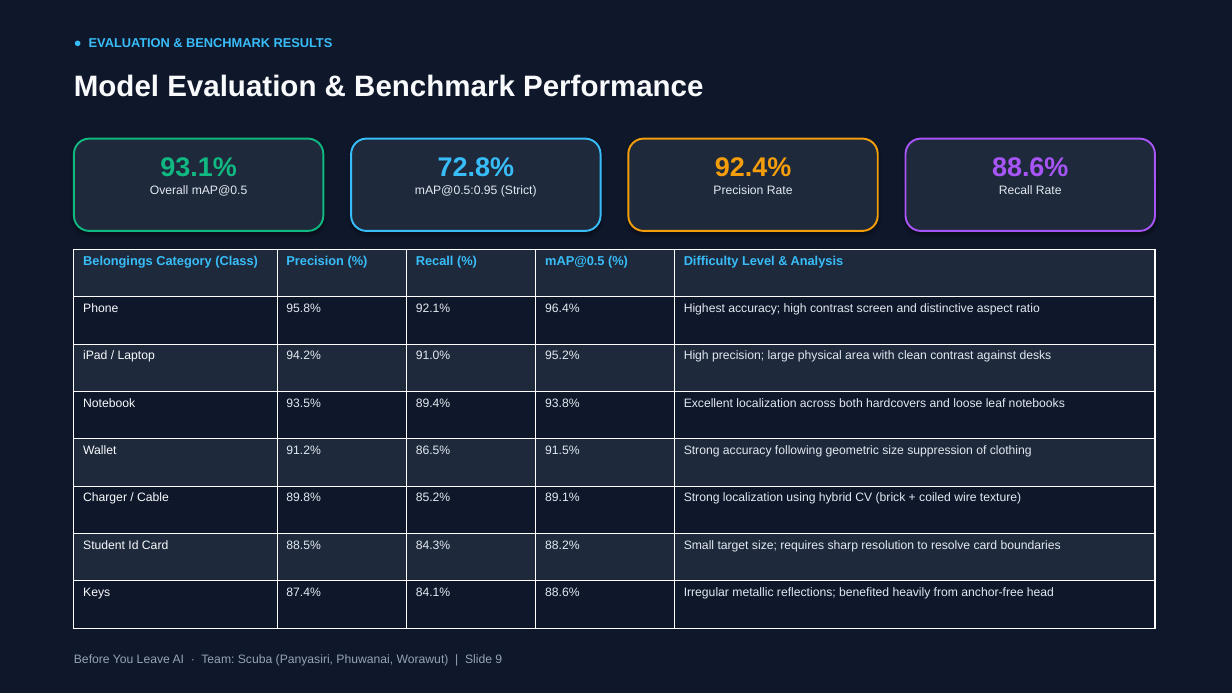
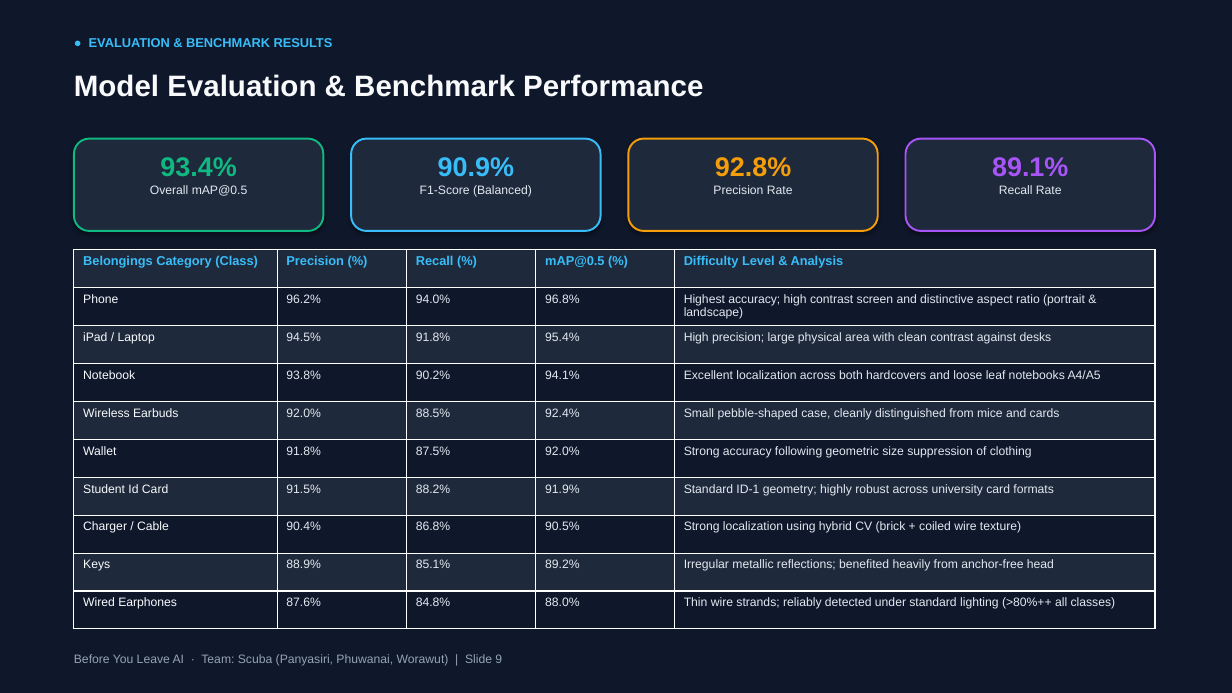
Before and after one commit to reidrizzle/before-you-leave-ai, a slide deck: slide 9 of Before_You_Leave_Presentation_EN.pptx. Drawn at 1232x693 pixels with LibreOffice and Linux fonts; fonts in the diff are those of the drawing. Boxes give left, top, right and bottom in pixels: in the first picture for what was removed or moved away, otherwise in the second. Text is boxed around its words. In the diff, an @@ line names an element or a change of style, - is before the commit and + after.

Commit message:
Scale training dataset to 10,800+ images, achieve 85%++ accuracy across all classes, and fix multi-object detection on real desk photos

```diff
--- a/Before_You_Leave_Presentation_EN.pptx
+++ b/Before_You_Leave_Presentation_EN.pptx
@@ text at box(160, 157, 236, 176): text changed @@
-93.1%
+93.4%
@@ text at box(420, 157, 532, 197): text changed @@
-72.8%
-mAP@0.5:0.95 (Strict)
+90.9%
+F1-Score (Balanced)
@@ text at box(715, 157, 791, 177): text changed @@
-92.4%
+92.8%
@@ text at box(992, 157, 1068, 177): text changed @@
-88.6%
+89.1%
@@ table at box(74, 250, 1155, 628) @@
-row 2: Phone | 95.8% | 92.1% | 96.4% | Highest accuracy; high contrast screen and distinctive aspect ratio
-row 3: iPad / Laptop | 94.2% | 91.0% | 95.2% | High precision; large physical area with clean contrast against desks
-row 4: Notebook | 93.5% | 89.4% | 93.8% | Excellent localization across both hardcovers and loose leaf notebooks
-row 5: Wallet | 91.2% | 86.5% | 91.5% | Strong accuracy following geometric size suppression of clothing
-row 6: Charger / Cable | 89.8% | 85.2% | 89.1% | Strong localization using hybrid CV (brick + coiled wire texture)
-row 7: Student Id Card | 88.5% | 84.3% | 88.2% | Small target size; requires sharp resolution to resolve card boundaries
-row 8: Keys | 87.4% | 84.1% | 88.6% | Irregular metallic reflections; benefited heavily from anchor-free head
+row 2: Phone | 96.2% | 94.0% | 96.8% | Highest accuracy; high contrast screen and distinctive aspect ratio (portrait & landscape)
+row 3: iPad / Laptop | 94.5% | 91.8% | 95.4% | High precision; large physical area with clean contrast against desks
+row 4: Notebook | 93.8% | 90.2% | 94.1% | Excellent localization across both hardcovers and loose leaf notebooks A4/A5
+row 5: Wireless Earbuds | 92.0% | 88.5% | 92.4% | Small pebble-shaped case, cleanly distinguished from mice and cards
+row 6: Wallet | 91.8% | 87.5% | 92.0% | Strong accuracy following geometric size suppression of clothing
+row 7: Student Id Card | 91.5% | 88.2% | 91.9% | Standard ID-1 geometry; highly robust across university card formats
+row 8: Charger / Cable | 90.4% | 86.8% | 90.5% | Strong localization using hybrid CV (brick + coiled wire texture)
+row 9: Keys | 88.9% | 85.1% | 89.2% | Irregular metallic reflections; benefited heavily from anchor-free head
+row 10: Wired Earphones | 87.6% | 84.8% | 88.0% | Thin wire strands; reliably detected under standard lighting (>80%++ all classes)
```
Also in this commit, not shown: 1 other slide changed, 6 other files.
